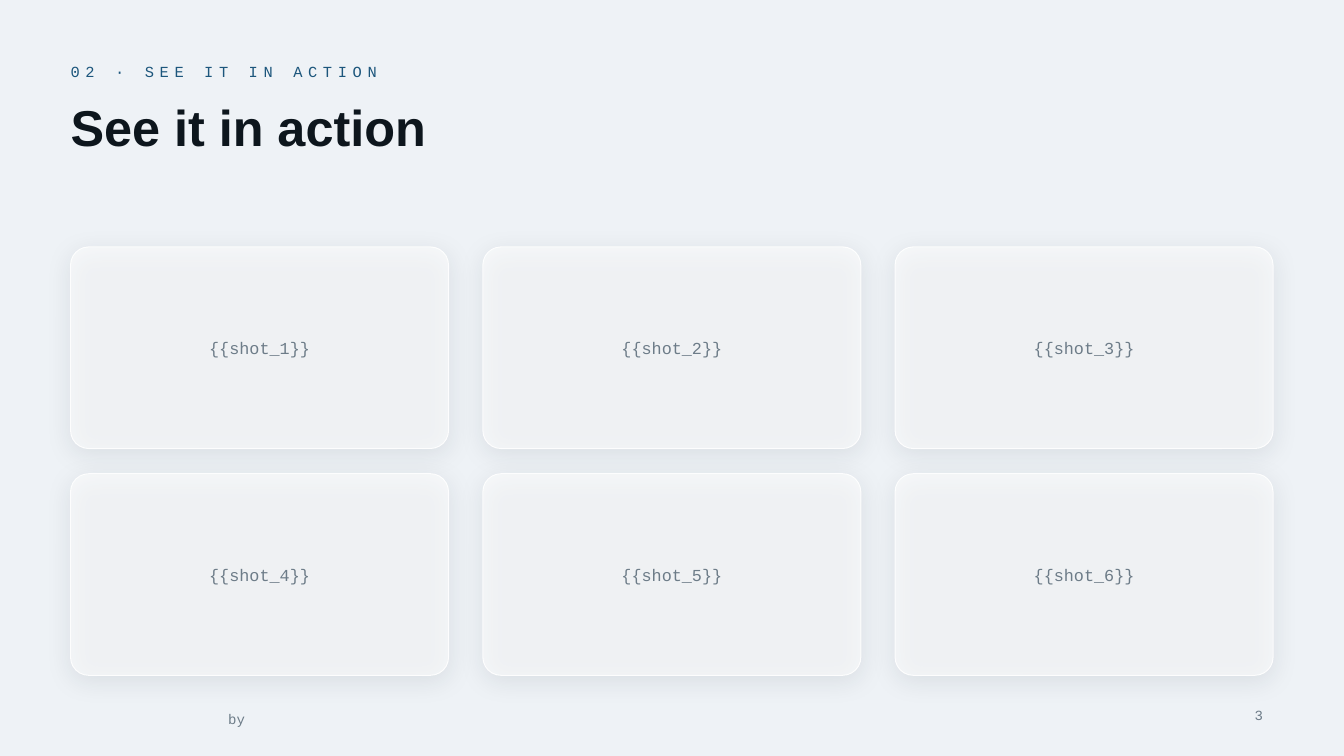
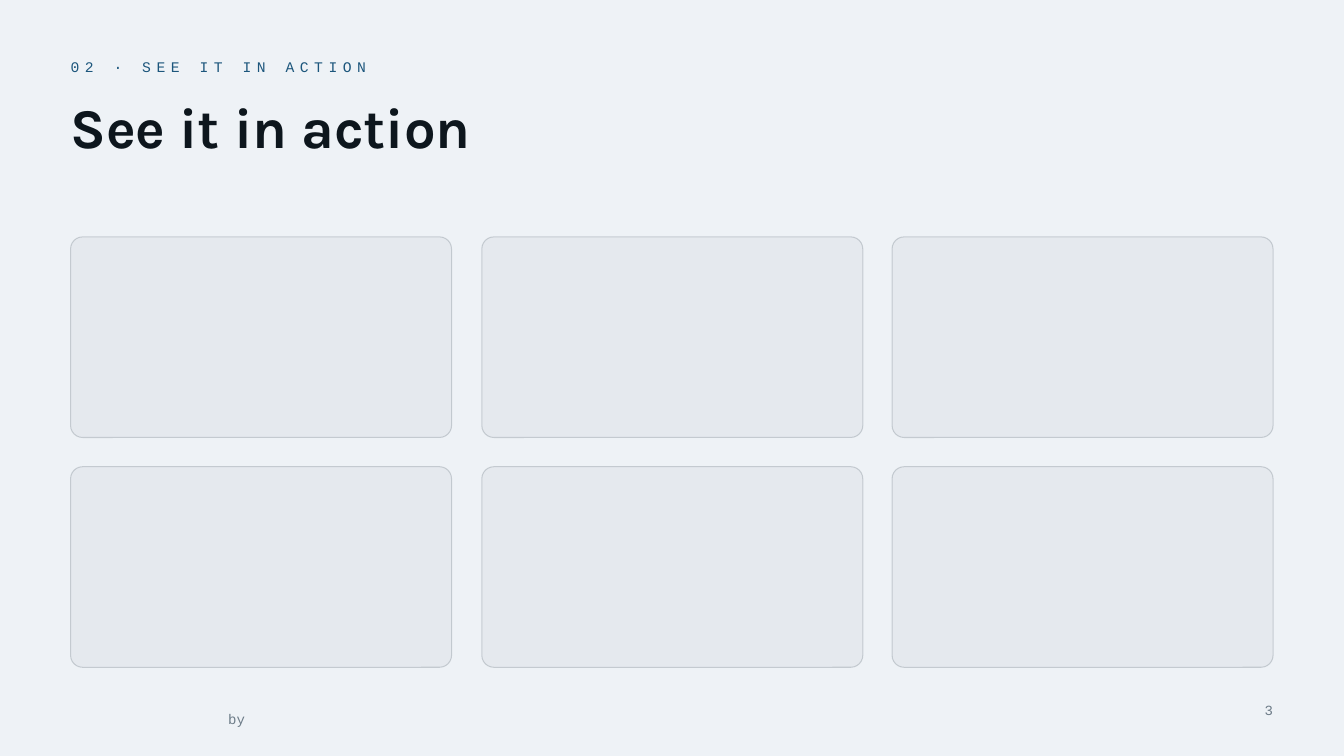
Before and after one commit to lpreciado-nextant/PRISMA, a slide deck: slide 3 of app/src/assets/deck/PRISMA_Template_Light.potx. Drawn at 1344x756 pixels with LibreOffice and Linux fonts; fonts in the diff are those of the drawing; background and template pictures are left out. Boxes give left, top, right and bottom in pixels: in the first picture for what was removed or moved away, otherwise in the second. Text is boxed around its words. In the diff, an @@ line names an element or a change of style, - is before the commit and + after.

```diff
--- a/app/src/assets/deck/PRISMA_Template_Light.potx
+++ b/app/src/assets/deck/PRISMA_Template_Light.potx
@@ text "02 · SEE IT IN ..." at (71, 62, 366, 72): size 11 to 10.5 pt @@
@@ title "See it in action" at (71, 108, 470, 149): size 36 to 40 pt, font Arial to Karla @@
@@ rounded rectangle: place and size @@
-rounded rectangle at (71, 247, 449, 449)
+rounded rectangle at (71, 237, 452, 438)
@@ rounded rectangle: place and size @@
-rounded rectangle at (483, 247, 861, 449)
+rounded rectangle at (482, 237, 863, 438)
@@ fill #FFFFFF at 58% opacity to #0D1E2D at 4% opacity; outline #FFFFFF 0.75 pt to #0D1E2D 0.75 pt; shadow off; proportions changed in 6 elements at (482, 467, 863, 667), (71, 467, 452, 667), (892, 467, 1273, 667), (482, 237, 863, 438), (71, 237, 452, 438), (892, 237, 1273, 438) @@
@@ rounded rectangle: place and size @@
-rounded rectangle at (895, 247, 1273, 449)
+rounded rectangle at (892, 237, 1273, 438)
@@ text removed at (209, 342, 310, 358) @@
-{{shot_1}}
@@ text removed at (621, 342, 722, 358) @@
-{{shot_2}}
@@ text removed at (1034, 342, 1135, 358) @@
-{{shot_3}}
@@ rounded rectangle: place and size @@
-rounded rectangle at (71, 474, 449, 676)
+rounded rectangle at (71, 467, 452, 667)
@@ rounded rectangle: place and size @@
-rounded rectangle at (483, 474, 861, 676)
+rounded rectangle at (482, 467, 863, 667)
@@ rounded rectangle: place and size @@
-rounded rectangle at (895, 474, 1273, 676)
+rounded rectangle at (892, 467, 1273, 667)
@@ text removed at (209, 569, 310, 585) @@
-{{shot_4}}
@@ text removed at (621, 569, 722, 585) @@
-{{shot_5}}
@@ text removed at (1034, 569, 1135, 585) @@
-{{shot_6}}
@@ page number: place and size @@
-page number at (1255, 710, 1263, 720)
+page number at (1265, 705, 1273, 715)
```
Also in this commit, not shown: 4 other slides changed, 1 slide added, 1 slide removed, 11 other files.
